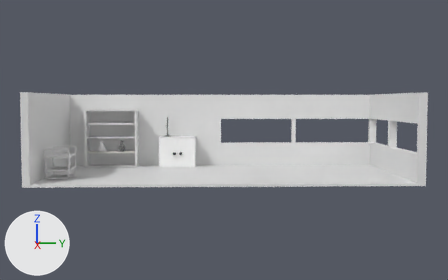
Renders of the Blender file Aruzhan/final.blend from each side of a commit.
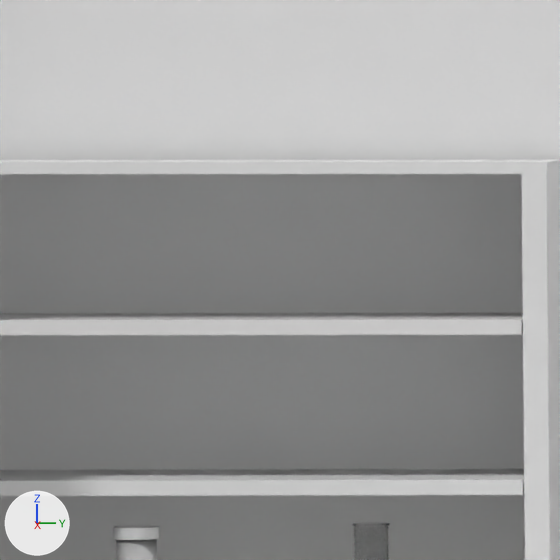
The first picture shows the older version from a camera (50 mm lens) standing at (40.66, -1.1, 5.1) and looking at (0.09, 0.04, 2.63). The close-ups show both versions on the part from 20% to 31% of the width and 34% to 51% of the height of that picture; other places that the commit changed are outside them. Every picture has the same lights, and +X, +Y and +Z are marked at lower left.

In view in the first close-up: 'Cube', 'Cube.003', 'Sphere', 'Цилиндр', 'основа', 'полка1', 'полка3'.
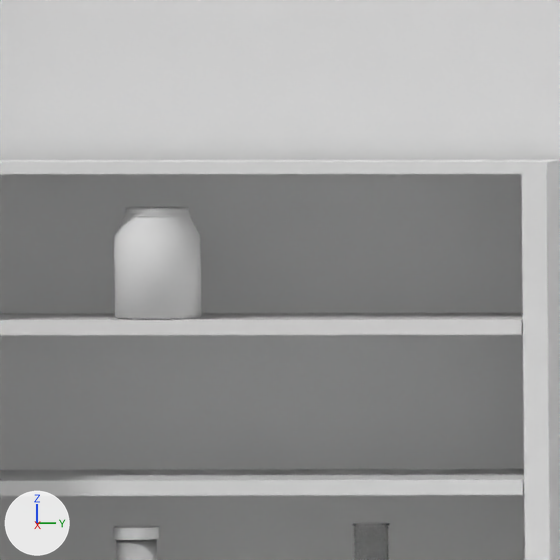
What differs and where, as boxes (x1, y1, x2, y2) in the close-ups (560 x 560 px):
'flask_nine', added
    after: (114, 207, 201, 319)

Diff of the bpy script that builds the scene:
```diff
--- a/Aruzhan/final.blend.py
+++ b/Aruzhan/final.blend.py
@@ me_цилиндр_007 @@
+me_цилиндр_007.from_pydata(...)  # 256 vertices, 226 faces; spans x -1.46..1.46, y -1.41..1.41, z -1.54..2.24
+me_цилиндр_007.polygons.foreach_set('use_smooth', [True] * 226)
@@ ob_flask_nine @@
+ob_flask_nine = bpy.data.objects.new('flask_nine', me_цилиндр_007)
+ob_flask_nine.location = (-3.898, -8.435, 3.869)
+ob_flask_nine.rotation_euler = (0.0, 0.0, -1.568)  # degrees (0, 0, -90)
+ob_flask_nine.scale = (0.175, 0.175, 0.175)
```
